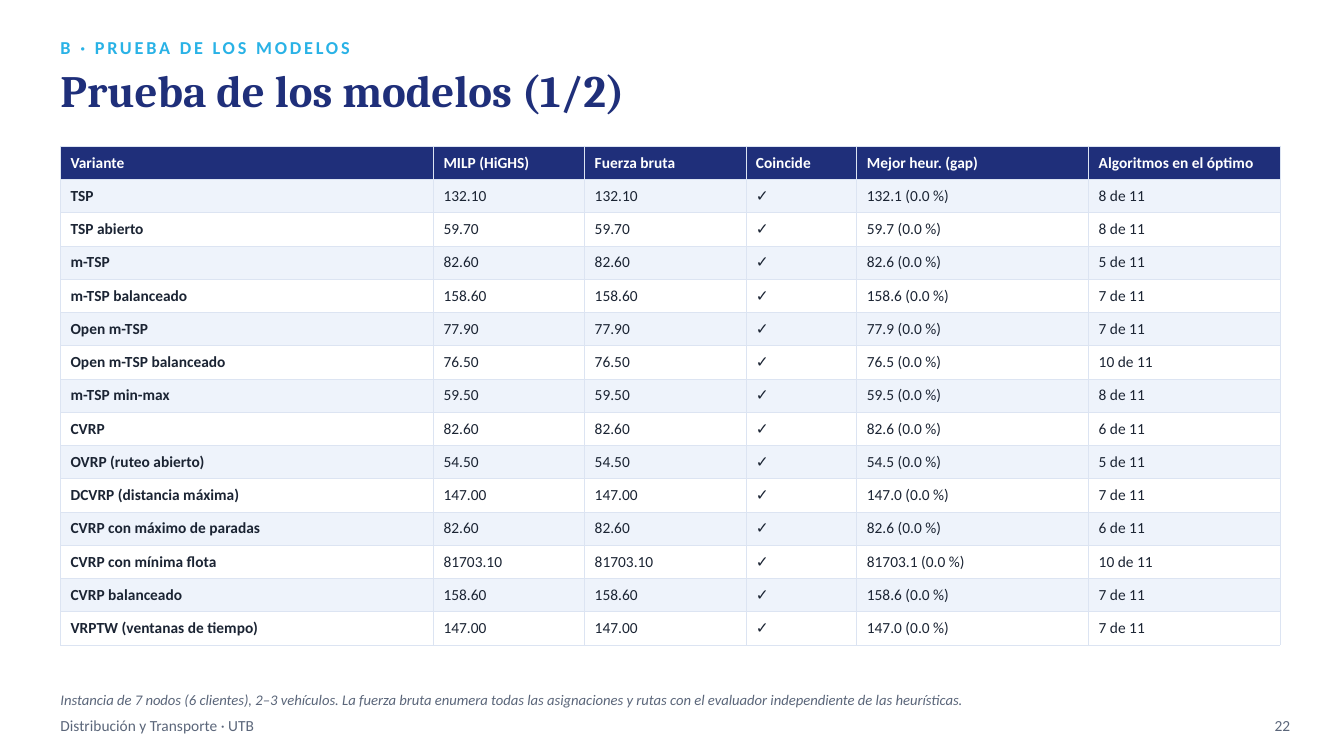
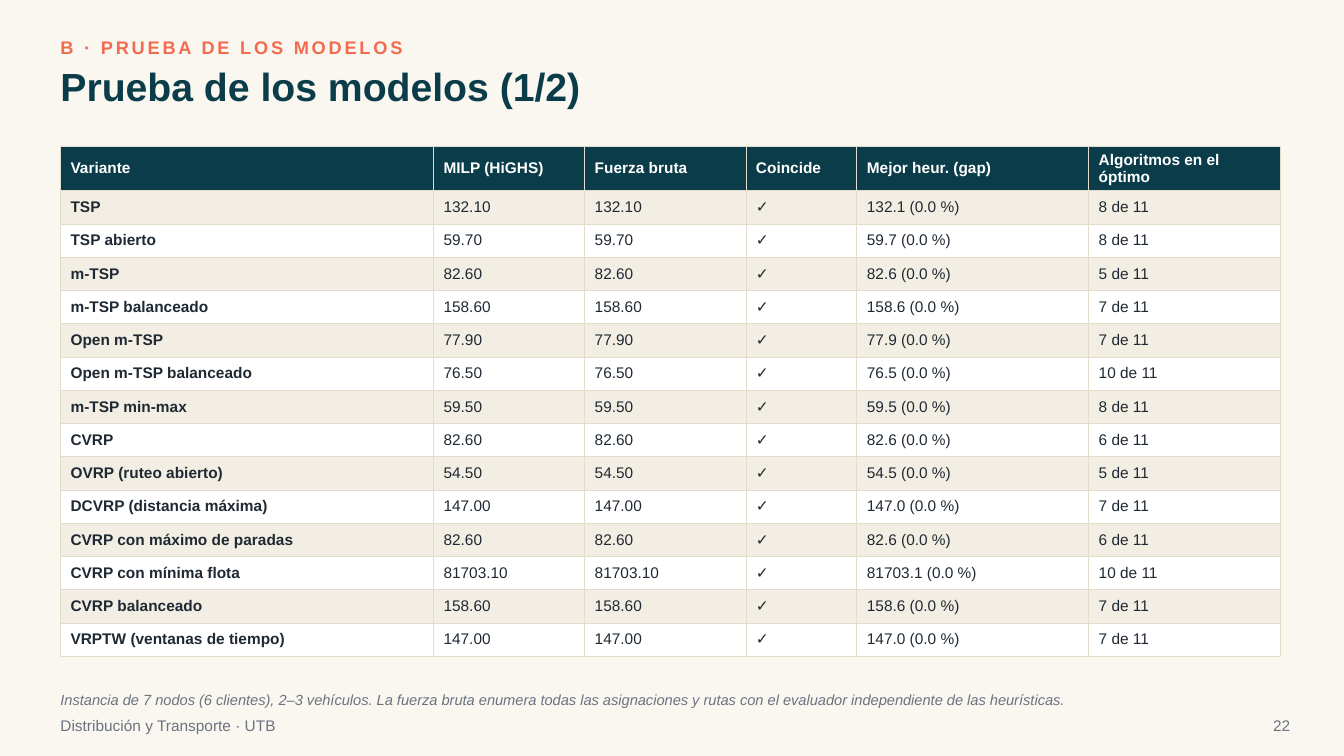
Before and after one commit to sebastianslg/grafosapp, a slide deck: slide 22 of Exposicion_Ruteo_de_Vehiculos.pptx. Drawn at 1344x756 pixels with LibreOffice and Linux fonts; fonts in the diff are those of the drawing. Boxes give left, top, right and bottom in pixels: in the first picture for what was removed or moved away, otherwise in the second. Text is boxed around its words. In the diff, an @@ line names an element or a change of style, - is before the commit and + after.

```diff
--- a/Exposicion_Ruteo_de_Vehiculos.pptx
+++ b/Exposicion_Ruteo_de_Vehiculos.pptx
@@ background #FFFFFF to #FAF7F0 @@
@@ text "B · PRUEBA DE LOS ..." at [60,41,403,54]: font Calibri to Arial, text colour #29B2E6 to #F26B4F @@
@@ text "Prueba de los modelos (1/2)" at [60,72,580,109]: size 32 to 28 pt, font Cambria to Arial, text colour #1F2F7A to #0B3C49 @@
@@ table at [60,146,1280,652] @@
@@ fill #1F2F7A to #0B3C49 in row 1 @@
@@ fill #EEF3FB to #F3EEE3 in 42 cells @@
@@ font Calibri to Arial @@
@@ text colour #1B2433 to #1F2933 in "TSP", "132.10", "132.10", "✓" and 80 more places @@
@@ borders changed @@
@@ font Calibri to Arial, text colour #5B667A to #6B7280 in 3 elements at [1273,720,1290,731], [60,719,276,734], [60,694,1065,708] @@
```
Also in this commit, not shown: 57 other slides changed, 1 other file.
